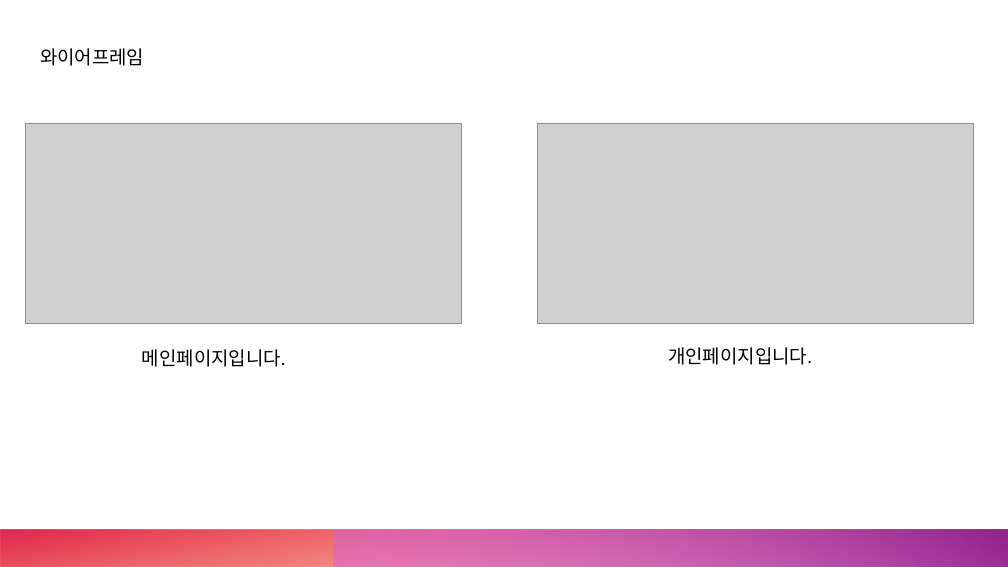
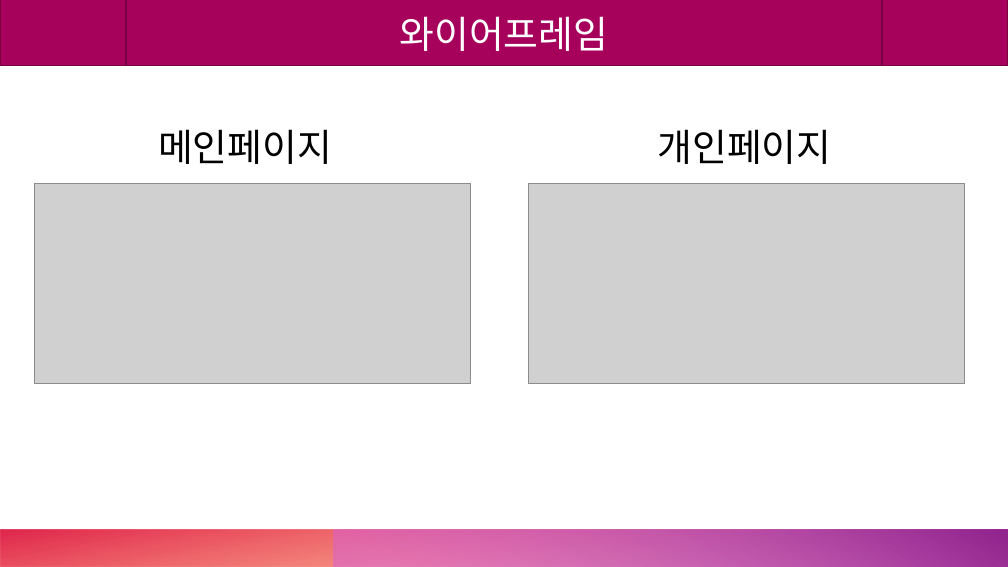
Before and after one commit to Mrgil0/FourGlass, a slide deck: slide 2 of FourGlass/FourGlass.pptx. Drawn at 1008x567 pixels with LibreOffice and Linux fonts; fonts in the diff are those of the drawing; grey boxes stand for pictures. Boxes give left, top, right and bottom in pixels: in the first picture for what was removed or moved away, otherwise in the second. Text is boxed around its words. In the diff, an @@ line names an element or a change of style, - is before the commit and + after.

```diff
--- a/FourGlass/FourGlass.pptx
+++ b/FourGlass/FourGlass.pptx
@@ flow chart predefined process "와이어프레임": place and size @@
-flow chart predefined process "와이어프레임" at <box>40,48,144,66</box>
+flow chart predefined process "와이어프레임" at <box>0,0,1008,66</box>
@@ flow chart predefined process "와이어프레임" at <box>0,0,1008,66</box>: size 18 to 36 pt, text colour #000000 to #FFFFFF; alignment left to centre; vertical alignment top to middle; fill none to #A6025C; outline none to #7B0144 1 pt @@
@@ text at <box>158,129,332,164</box>: text changed; size 18 to 36 pt; font Calibri to Noto Sans CJK KR @@
-메인페이지입니다.
+메인페이지
@@ text at <box>658,129,832,164</box>: text changed; size 18 to 36 pt; font Calibri to Noto Sans CJK KR @@
-개인페이지입니다.
+개인페이지
@@ picture: place and size @@
-picture at <box>25,123,461,324</box>
+picture at <box>34,184,470,384</box>
@@ picture: place and size @@
-picture at <box>538,123,974,324</box>
+picture at <box>529,184,965,384</box>
```
Also in this commit, not shown: 7 other slides changed.
